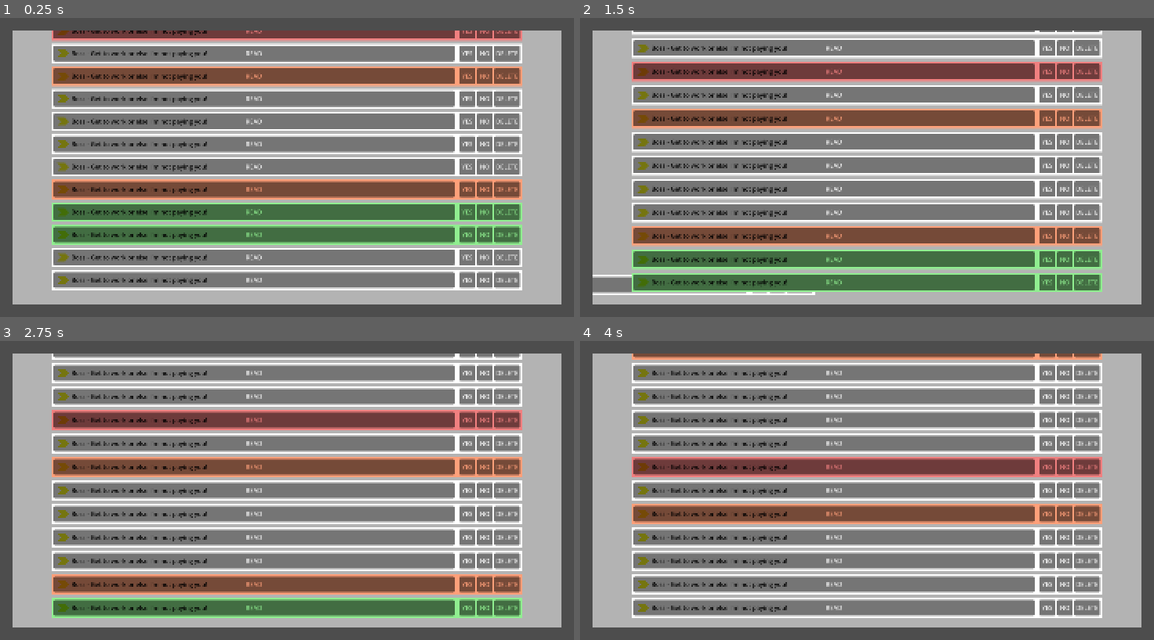
Above: before the commit, frames 1-4 (two rows, left to right).
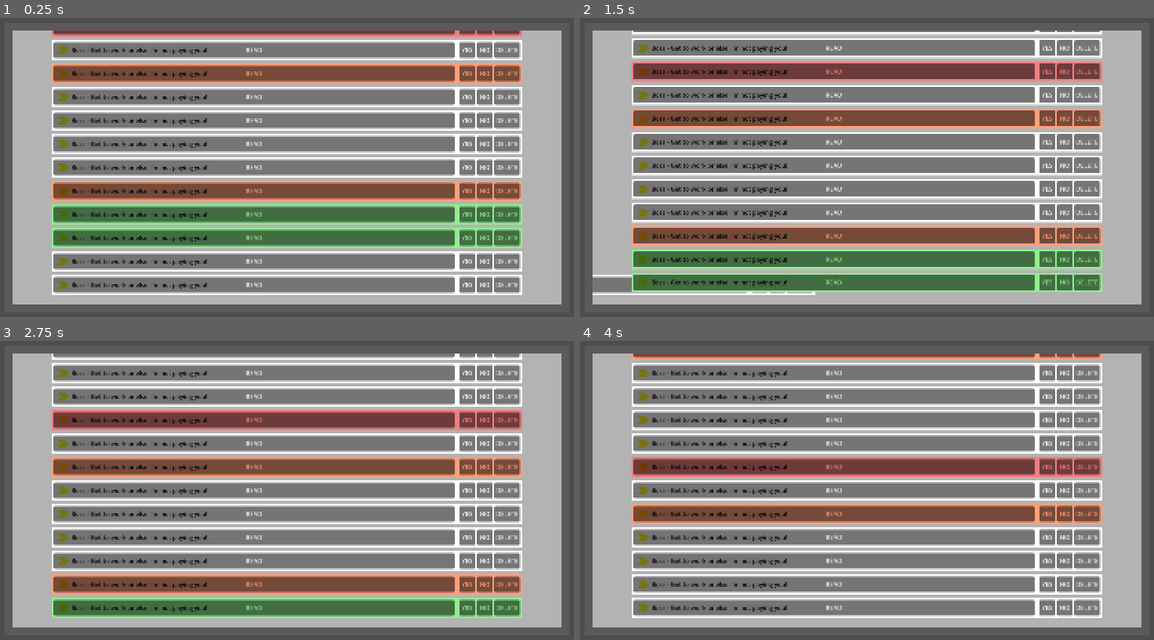
Above: after the commit, the same moments.

Repository: BradBenJoya/GMTK2026
Game: Godot game, scene res://Scenes/main.tscn
The game is run twice, just before and just after one commit, with the same random seed, the same clock (stepped at 60 frames per second) and the same inputs.
Inputs:
- Up to frame 1 (0.25 s): no input
- Up to frame 2 (1.5 s): click "READ" at 0.5 s; click "YES" at 1.25 s
- Up to frame 3 (2.75 s): click "READ" at 2 s
- Up to frame 4 (4 s): click "YES" at 2.75 s; click "READ" at 3.5 s

The runs differ from the first frame. In frame 1, 31% of the frame differs, in the area x 9-91%, y 4-93%; in frame 2, less than 0.1%; in frame 3, less than 0.1%; in frame 4, less than 0.1%.

Commit message:
fixed email start pos
and added border to screen

Diff:
--- a/Scenes/main.tscn
+++ b/Scenes/main.tscn
@@ -25,4 +25,10 @@
 [node name="Manager" parent="SubViewportContainer/SubViewport" unique_id=1747145403 instance=ExtResource("1_jjgbg")]
 position = Vector2(700, 300)
 
+[node name="Decoration" type="Polygon2D" parent="SubViewportContainer" unique_id=325516070]
+z_index = -1
+position = Vector2(700, 300)
+color = Color(0.3553136, 0.35531354, 0.35531357, 1)
+polygon = PackedVector2Array(-720, -320, 720, -320, 720, 420, -720, 420)
+
 [node name="Camera" type="Camera2D" parent="." unique_id=1316030113]
--- a/Scripts/manager.gd
+++ b/Scripts/manager.gd
@@ -6,16 +6,14 @@
 var emails : Array = []
 
 func _ready():
-	for i in 20:
+	for i in 50:
 		var new_email = email_scene.instantiate()
-
+		new_email.position = Vector2(0, 350 - (i * 60))
 		new_email.type = "Normal"
 
 		add_child(new_email)
 		emails.append(new_email)
 
-
-# Called every frame. 'delta' is the elapsed time since the previous frame.
 func _process(delta):
 	var i : int = 0
 	for email in emails:
